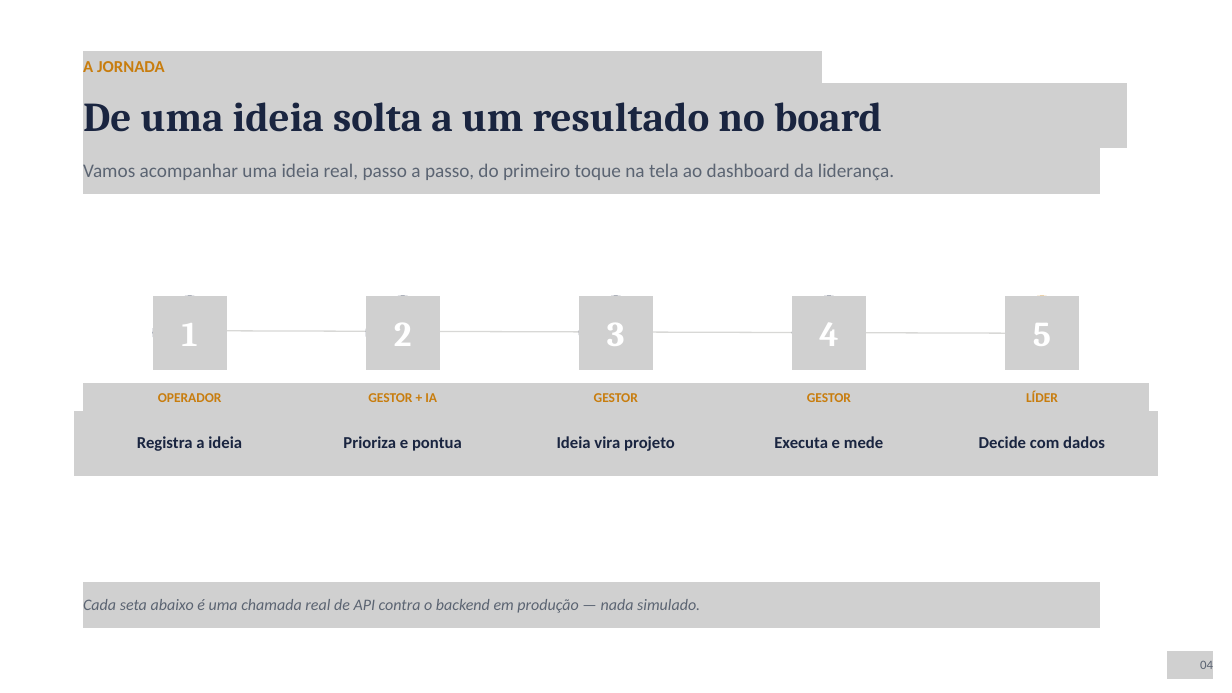
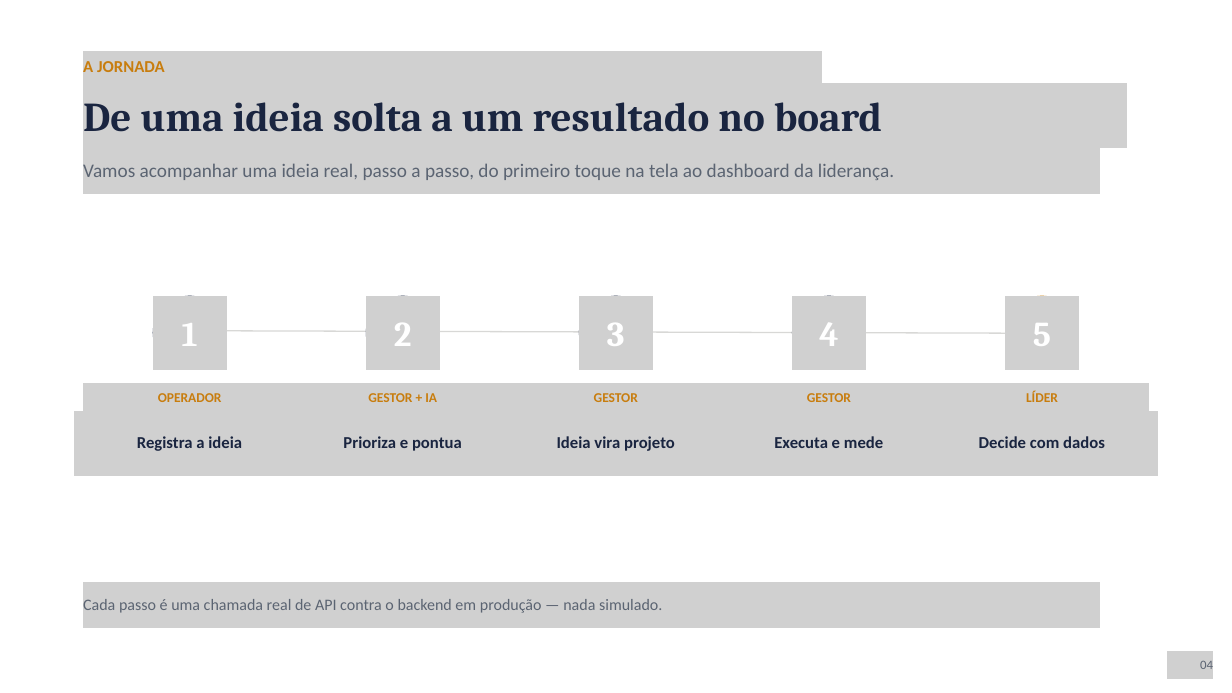
Before and after one commit to PROJETOS-FIAP-2TDSOD/aria-project, a slide deck: slide 4 of DOC/ARIA - Águia Branca - Challenge Sprint 2.pptx. Drawn at 1232x693 pixels with LibreOffice and Linux fonts; fonts in the diff are those of the drawing; grey boxes stand for pictures. Boxes give left, top, right and bottom in pixels: in the first picture for what was removed or moved away, otherwise in the second. Text is boxed around its words. In the diff, an @@ line names an element or a change of style, - is before the commit and + after.

```diff
--- a/DOC/ARIA - Águia Branca - Challenge Sprint 2.pptx
+++ b/DOC/ARIA - Águia Branca - Challenge Sprint 2.pptx
@@ text at <box>83,599,662,613</box>: text changed; italic off @@
-Cada seta abaixo é uma chamada real de API contra o backend em produção — nada simulado.
+Cada passo é uma chamada real de API contra o backend em produção — nada simulado.
```
Also in this commit, not shown: 1 other file.
